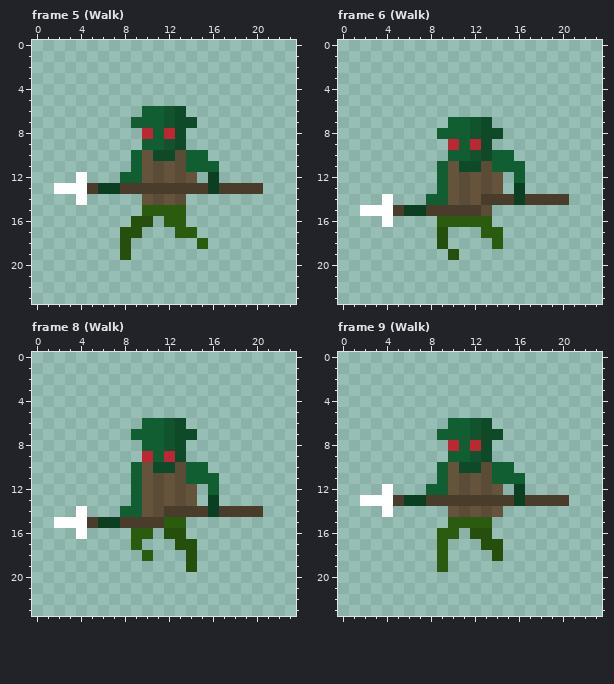
File history of a pixel-art file, Assets/Sprites/Asperite files/Goblin.aseprite. The first picture shows the starting point.
24x24 pixels, 20 frames. Colours within 5 levels of each other are drawn and written as one. Shown: frame 5 (Walk), frame 6 (Walk), frame 8 (Walk), frame 9 (Walk). The commit also changed other frames, which this record leaves out.
After the commit:
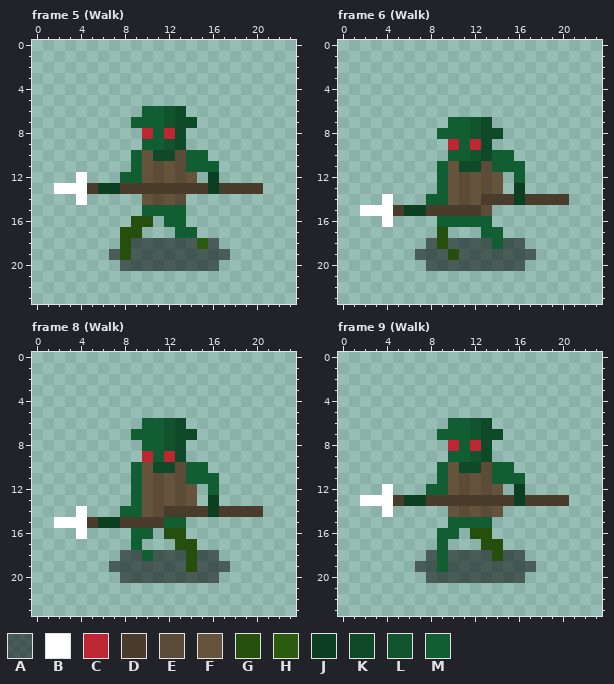
Palette (. is transparent): A #00000083  B #ffffff  C #be2633  D #493c2b  E #5b4c38  F #66533c  G #264f0d  H #2b5b0e  J #0c3e22  K #0e4a28  L #10532d  M #115e33
Edits made:
layer "Layer 2" added
Frame 5 (Walk), layers "Layer 1", "Layer 2":
Colour A is added in row 18 at x 9 to 14 and 16; in row 19 at x 7 and 9 to 17; in row 20 at x 8 to 16.
Colour M replaces colour H in row 15 at x 10 to 13; in row 16 at x 12 to 13; in row 17 at x 13 to 14.
Frame 6 (Walk), layers "Layer 1", "Layer 2":
Colour A is added in row 18 at x 8, 10 to 13 and 15 to 16; in row 19 at x 7 to 9 and 11 to 17; in row 20 at x 8 to 16.
Colour M replaces colour H in row 16 at x 9 to 13; in row 17 at x 13 to 14; in row 18 at x 14.
Frame 8 (Walk), layers "Layer 1", "Layer 2":
Colour A is added in row 18 at x 8 to 9, 11 to 13 and 15 to 16; in row 19 at x 7 to 13 and 15 to 17; in row 20 at x 8 to 16.
Colour M replaces colour H in row 15 at x 12 to 13; in row 16 at x 9 to 10; in row 17 at x 9; in row 18 at x 10.
Frame 9 (Walk), layers "Layer 1", "Layer 2":
Colour A is added in row 18 at x 8, 10 to 13 and 15 to 16; in row 19 at x 7 to 8 and 10 to 17; in row 20 at x 8 to 16.
Colour M replaces colour H in row 15 at x 10 to 13; in row 16 at x 9 to 10; in rows 17 to 19 at x 9.
